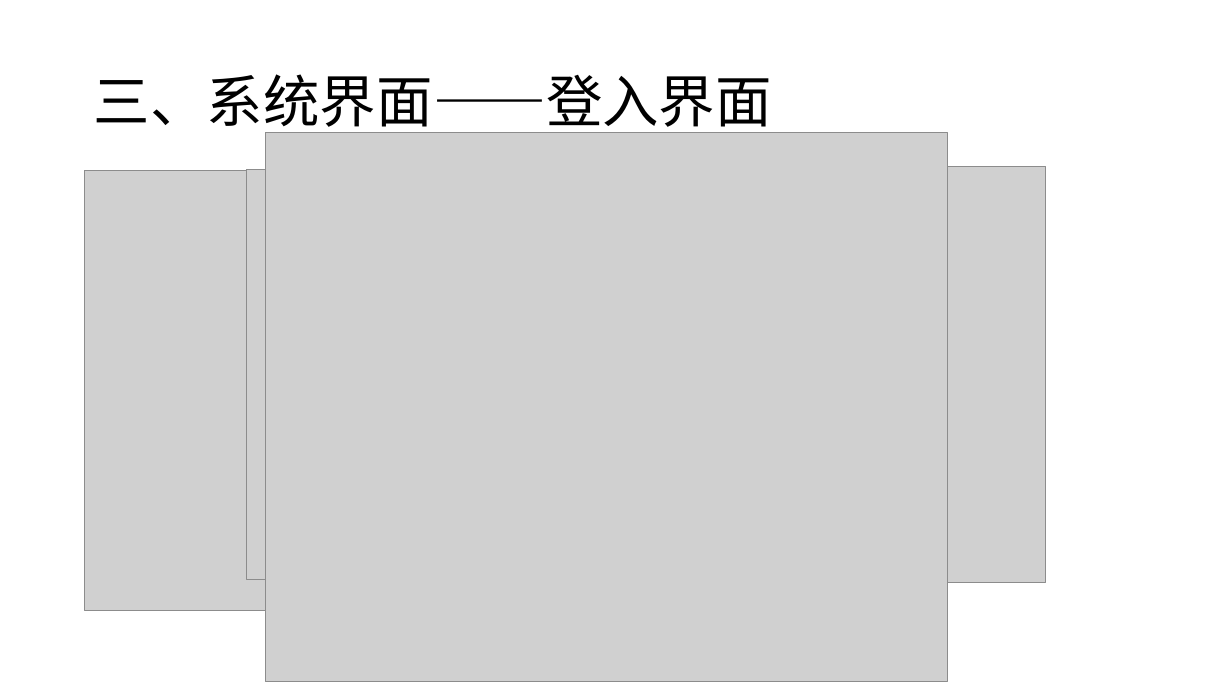
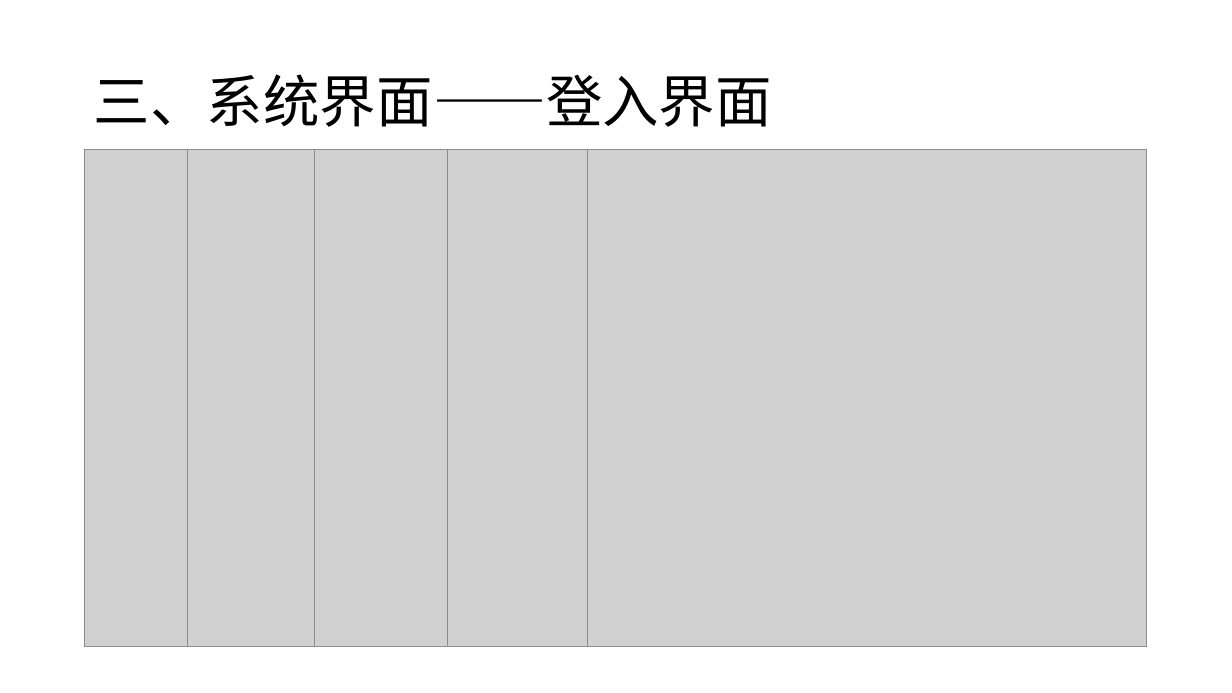
Before and after one commit to JunesTeam/homework, a slide deck: slide 9 of 文档/第12组作业四：项目进展汇报.pptx (slide 8 before the commit). Drawn at 1232x693 pixels with LibreOffice and Linux fonts; fonts in the diff are those of the drawing; grey boxes stand for pictures. Boxes give left, top, right and bottom in pixels: in the first picture for what was removed or moved away, otherwise in the second. Text is boxed around its words. In the diff, an @@ line names an element or a change of style, - is before the commit and + after.

```diff
--- a/文档/第12组作业四：项目进展汇报.pptx
+++ b/文档/第12组作业四：项目进展汇报.pptx
@@ picture: place and size @@
-picture at (85,171,521,611)
+picture at (85,150,580,647)
@@ picture: place and size @@
-picture at (247,170,724,580)
+picture at (188,150,747,647)
@@ picture: place and size @@
-picture at (265,132,947,682)
+picture at (314,150,873,647)
@@ picture: place and size @@
-picture at (521,166,1046,582)
+picture at (447,150,1006,647)
@@ picture added at (588,150,1147,647) @@
```
Also in this commit, not shown: 5 other slides changed, 1 slide added, 4 other files.
